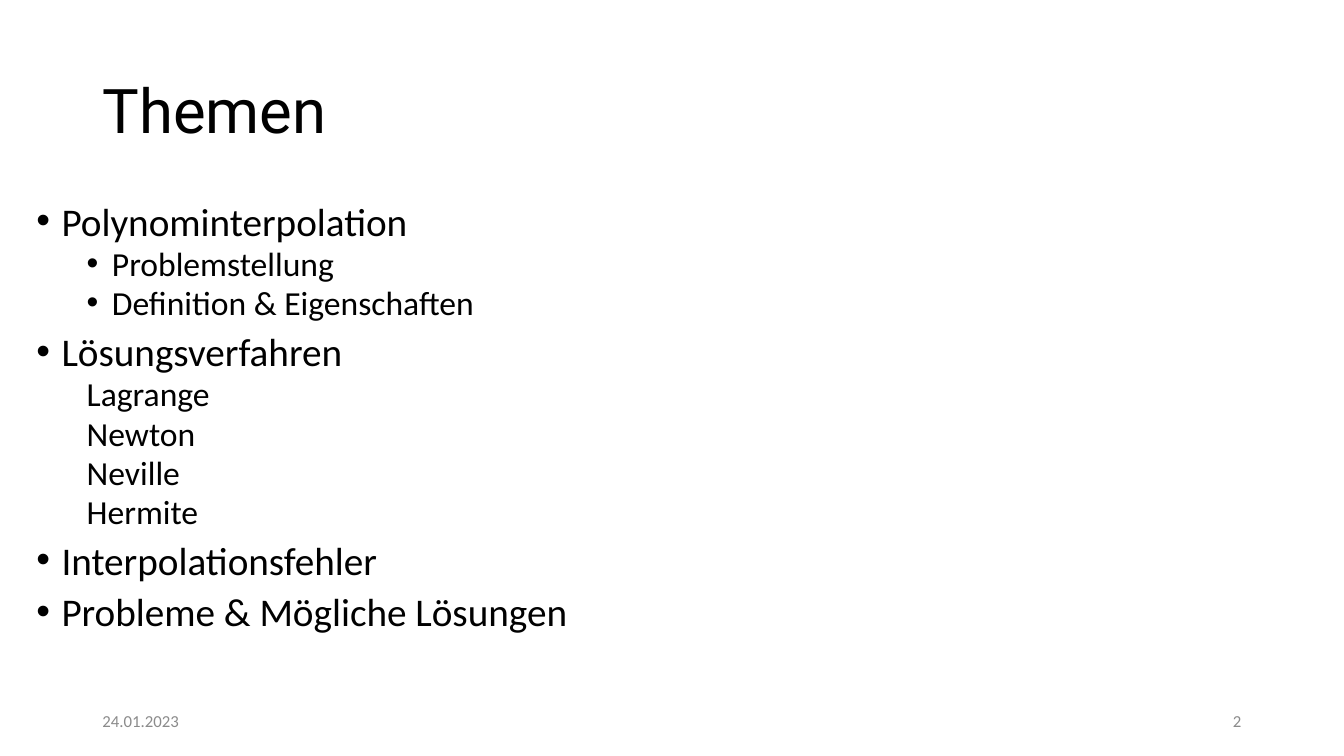
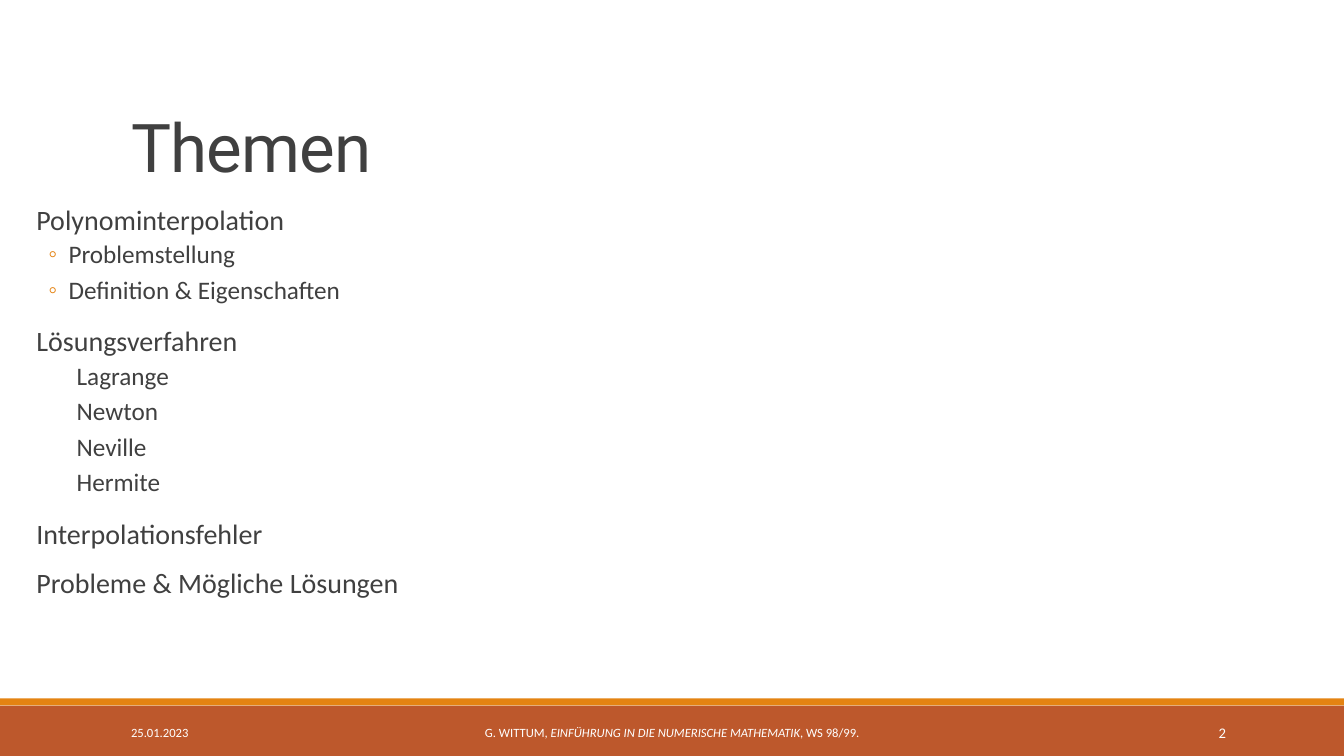
Before and after one commit to CedricBorko/Seminar-Modellierung-Polynominterpolation, a slide deck: slide 2 of Polynominterpolation.pptx. Drawn at 1344x756 pixels with LibreOffice and Linux fonts; fonts in the diff are those of the drawing. Boxes give left, top, right and bottom in pixels: in the first picture for what was removed or moved away, otherwise in the second. Text is boxed around its words. In the diff, an @@ line names an element or a change of style, - is before the commit and + after.

```diff
--- a/Polynominterpolation.pptx
+++ b/Polynominterpolation.pptx
@@ title "Themen" moved from (x1=102, y1=86, x2=326, y2=134) to (x1=131, y1=121, x2=372, y2=173) @@
@@ title "Themen" at (x1=131, y1=121, x2=372, y2=173): size 44 to 48 pt, text colour #000000 to #404040, letter spacing 0 to -0.5 pt; line spacing 0.9 to 0.85; vertical alignment middle to bottom @@
@@ text "Polynominterpolation" at (x1=36, y1=210, x2=399, y2=598): size 28 to 20 pt in "Polynominterpolation", "Lösungsverfahren", "Interpolationsfehler", "Probleme & Mögliche Lösungen"; text colour #000000 to #404040; size 24 to 18 pt in "Problemstellung", "Definition & Eigenschaften", "Lagrange", "Newton" and 2 more places; bullet • to  ; line spacing 0.8 to 0.9; more space between paragraphs; bullet • to ◦ @@
@@ rectangle added at (x1=0, y1=706, x2=1344, y2=756), fill #BD582C @@
@@ rectangle added at (x1=0, y1=699, x2=1344, y2=706), fill #E48312 @@
@@ page number moved from (x1=1233, y1=716, x2=1241, y2=727) to (x1=1219, y1=728, x2=1226, y2=738) @@
@@ page number at (x1=1219, y1=728, x2=1226, y2=738): size 12 to 10.5 pt, text colour #8C8C8C to #FFFFFF @@
@@ text at (x1=131, y1=729, x2=188, y2=737): text changed; size 12 to 9 pt; text colour #8C8C8C to #FFFFFF @@
-24.01.2023
+25.01.2023
@@ text added at (x1=485, y1=727, x2=860, y2=739), 9 pt, text #FFFFFF, italic @@
+G. WITTUM, EINFÜHRUNG IN DIE NUMERISCHE MATHEMATIK, WS 98/99.
```
Also in this commit, not shown: 11 other slides changed, 15 slides added, 12 slides removed, 5 other files.
